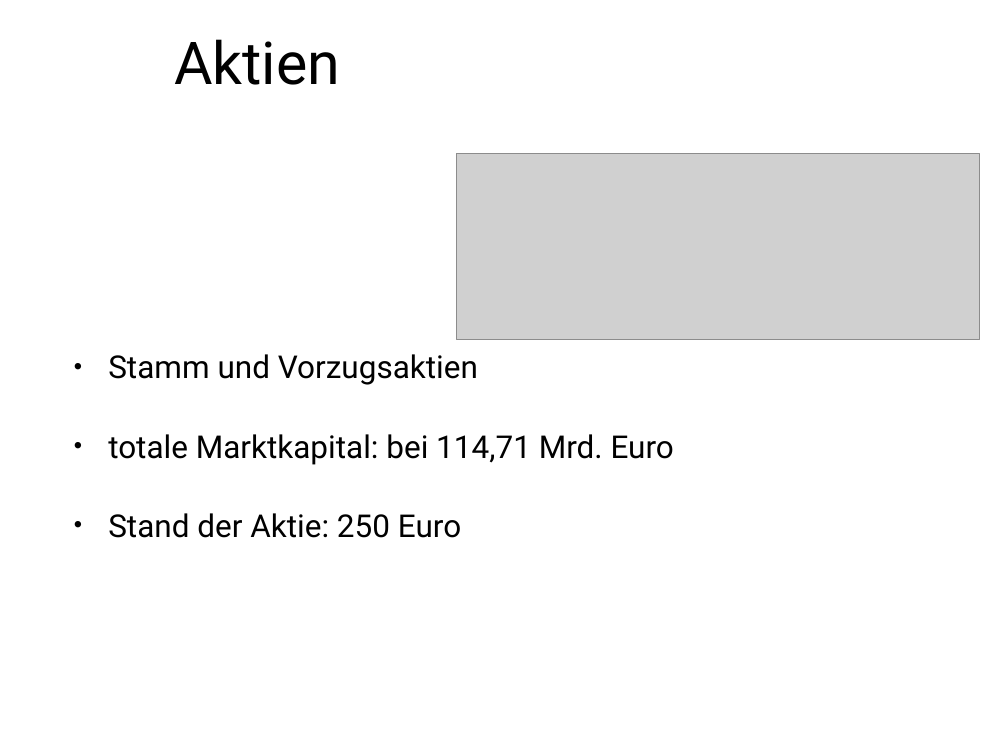
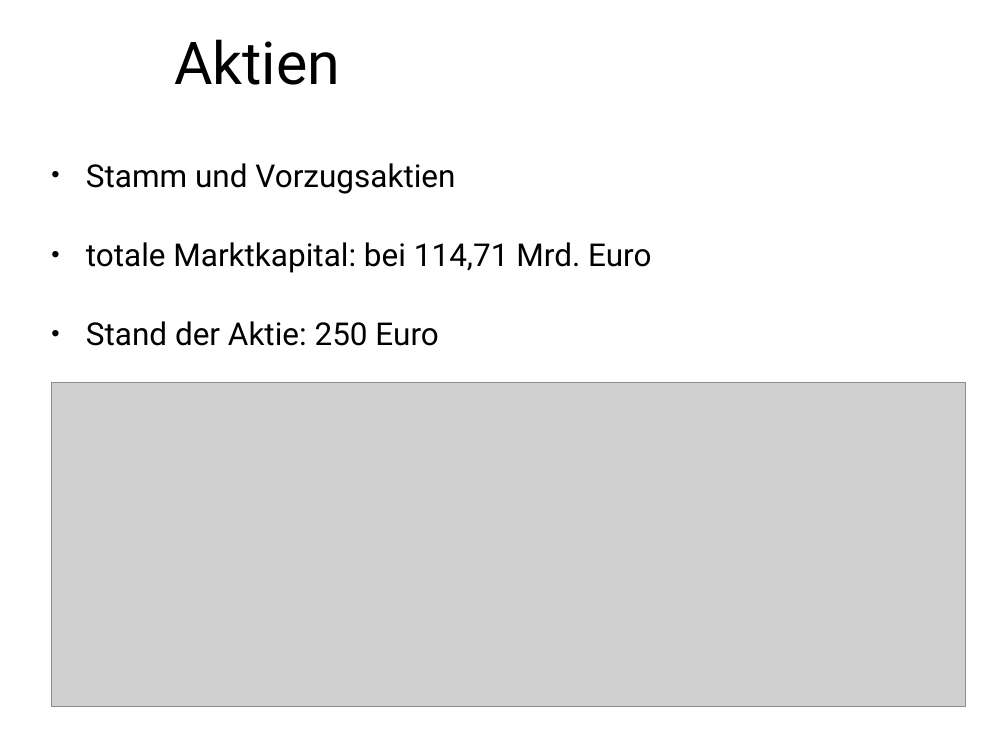
Before and after one commit to hsiegel-tgm/ERPEval, a slide deck: slide 7 of Presentation.pptx (slide 12 before the commit). Drawn at 1008x756 pixels with LibreOffice and Linux fonts; fonts in the diff are those of the drawing; grey boxes stand for pictures; background and template pictures are left out. Boxes give left, top, right and bottom in pixels: in the first picture for what was removed or moved away, otherwise in the second. Text is boxed around its words. In the diff, an @@ line names an element or a change of style, - is before the commit and + after.

```diff
--- a/Presentation.pptx
+++ b/Presentation.pptx
@@ text "Stamm und Vorzugsaktien": place and size @@
-text "Stamm und Vorzugsaktien" at box(108, 354, 674, 538)
+text "Stamm und Vorzugsaktien" at box(86, 163, 651, 346)
@@ picture: place and size @@
-picture at box(457, 154, 980, 340)
+picture at box(52, 382, 965, 707)
```
Also in this commit, not shown: 10 other slides changed, 2 slides added, 1 other file.
